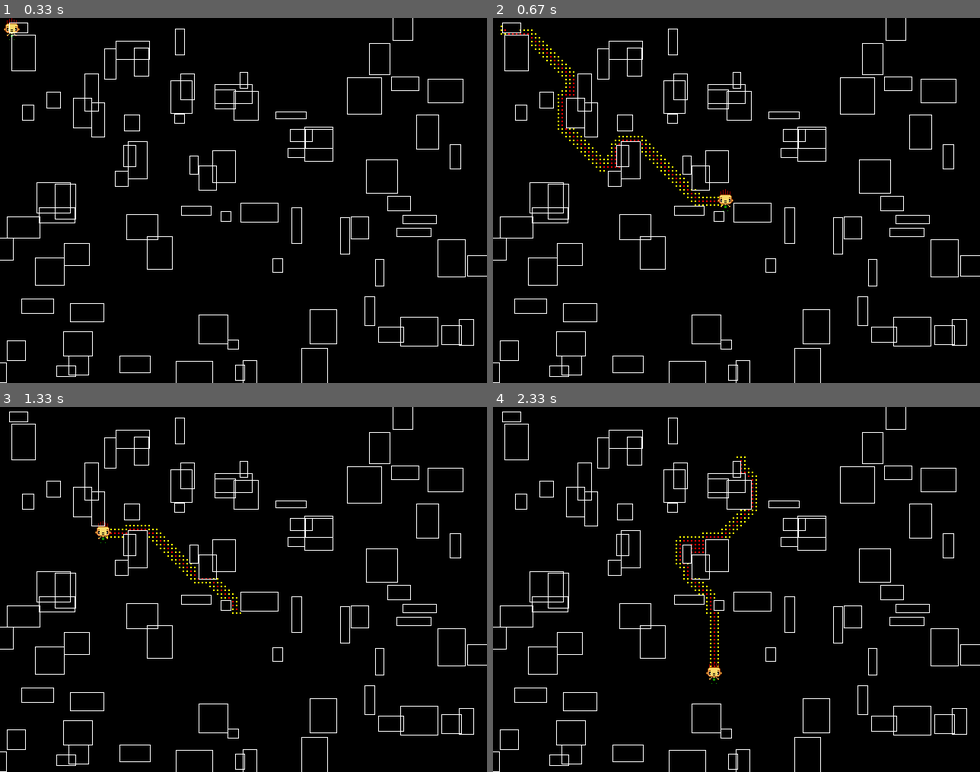
Above: before the commit, frames 1-4 (two rows, left to right).
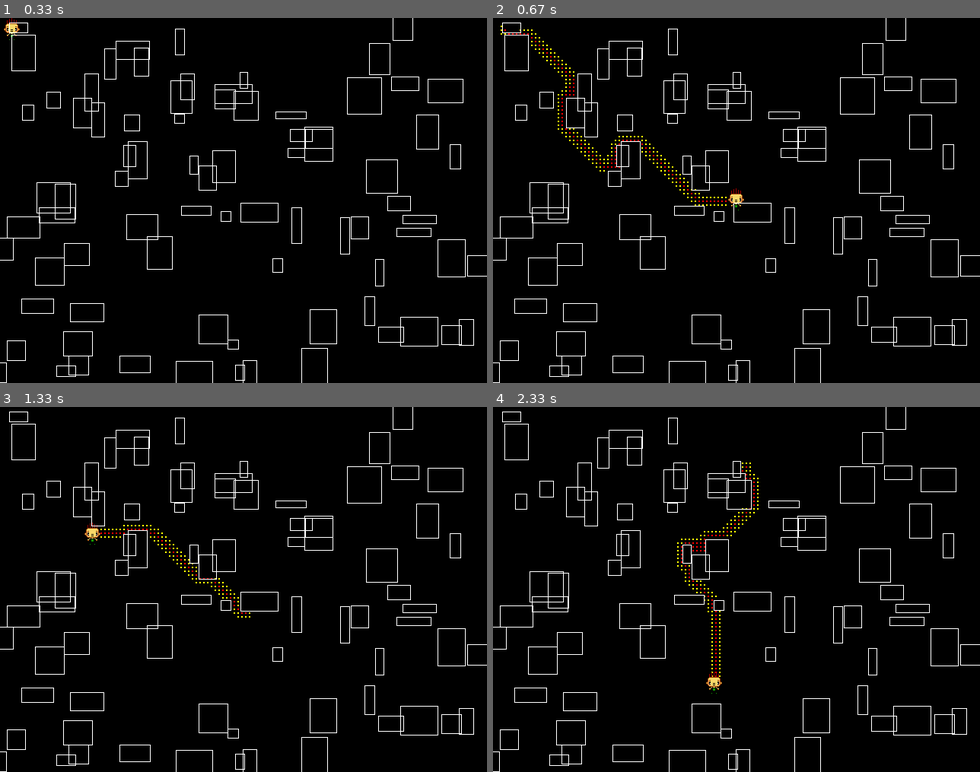
Above: after the commit, the same moments.

Repository: drewmalin/pygame_pathfinding
Game: pygame game, started from main.py
The game is run twice, just before and just after one commit, with the same random seed, the same clock (stepped at 60 frames per second) and the same inputs. The source is Python 2; it was converted automatically to run under Python 3.
Inputs (mouse positions are in pixels of both pictures, inside the frame that each line leads up to):
- Up to frame 1 (0.33 s): no input
- Up to frame 2 (0.67 s): click (736, 200) at 0.38 s
- Up to frame 3 (1.33 s): click (243, 611) at 0.72 s; click (92, 534) at 1.05 s
- Up to frame 4 (2.33 s): click (916, 717) at 1.38 s; click (746, 465) at 1.72 s; click (712, 684) at 2.05 s

Frame 1 is identical in both runs. In frame 2, 0.2% of the frame differs, in the area x 46-52%, y 46-53%; in frame 3, 0.5%; in frame 4, 0.7%, in the area x 37-55%, y 13-79%.

Commit message:
updating pathfinding to work better with multiple path requests

Diff:
--- a/astar.py
+++ b/astar.py
@@ -1,201 +1,160 @@
-## Entry point into A* manager
 import math
-import pygame
+
+class PathManager:
+    def __init__(self, w=0, h=0, obstacles=[]):
+        self.w = w
+        self.h = h
+        self.obstacles = obstacles
+        self.path_map = self.construct_map()
+
+    def reset_obstacles(self, obstacles=[]):
+        self.obstacles = obstacles
+        self.path_map = self.construct_map()
+
+    def construct_map(self):
+        path_map = PathMap(self.w, self.h)
+        path_map.update_blocked_nodes(self.obstacles)
+        return path_map
+
+    @staticmethod
+    def dist_heuristic(from_node, to_node):
+        dx = int(from_node[0] - to_node[0])
+        dy = int(from_node[1] - to_node[1])
+        return dx ** 2 + dy ** 2
+
+    @staticmethod
+    def dist(from_node, to_node):
+        dx = int(math.fabs(from_node[0] - to_node[0]))
+        dy = int(math.fabs(from_node[1] - to_node[1]))
+        return dx if dx > dy else dy
+
+    def generate_path(self, from_node, to_node):
+        path = Path()
+        path.add_open_set(from_node)
+        if to_node in self.path_map.blocked_nodes:
+            return path.construct(from_node)
+        while len(path.open_set) > 0:
+            context_node = path.first_open_node()
+            path.remove_open_set(context_node)
+            path.add_closed_set(context_node)
+            for neighbor_node in self.path_map.get_neighbor_nodes(context_node, step=5):
+                if path.contains_closed_set(neighbor_node):
+                    continue
+                if path.close_enough(neighbor_node, to_node):
+                    path.set_parent(neighbor_node, to_node)
+                    return path.construct(neighbor_node)
+                temp_cost = path.get_g(context_node) + PathManager.dist(context_node, neighbor_node)
+                if not path.contains_open_set(neighbor_node):
+                    path.add_open_set(neighbor_node)
+                else:
+                    if temp_cost < path.get_g(neighbor_node):
+                        path.set_parent(neighbor_node, context_node)
+                path.set_g(neighbor_node, temp_cost)
+                path.set_f(neighbor_node, path.get_g(neighbor_node) + PathManager.dist_heuristic(neighbor_node, to_node))
+        return path.construct(from_node)
 
 
-class AStar:
+class Path:
     def __init__(self):
-        pass
+        self.open_set = {}
+        self.closed_set = {}
+        self.g_set = {}
+        self.f_set = {}
+        self.parent = {}
 
-    # define the a* heuristic to be (euclidean distance)^2
-    @staticmethod
-    def dist_heuristic(source_node, dest_node):
-        dx = int(math.fabs(source_node.pos[0] - dest_node.pos[0]))
-        dy = int(math.fabs(source_node.pos[1] - dest_node.pos[1]))
-        dist = dx ** 2 + dy ** 2
-        return dist
+        self.path = []
 
-    # real movement cost between two nodes. diagonal movement is allowed, so only the the larger of
-    # the delta direction values is needed.
-    @staticmethod
-    def dist(source_node, dest_node):
-        dx = int(math.fabs(source_node.pos[0] - dest_node.pos[0]))
-        dy = int(math.fabs(source_node.pos[1] - dest_node.pos[1]))
-        dist = dx
-        if dy > dist:
-            dist = dy
-        return dist
+    def construct(self, tile=None):
+        if not tile:
+            return self.path
 
-    # reconstruct the chosen path after the end has been reached.
-    @staticmethod
-    def reconstruct_path(node, closed=None, open=None):
-        path = AStarPath()
-        path.generate(node, closed, open)
-        return path
+        self.path.append(tile)
+        parent = self.get_parent(tile)
+        while parent:
+            self.path.append(parent)
+            parent = self.get_parent(parent)
 
-    # generate a path using the A* algorithm
-    # (modeled after: http://en.wikipedia.org/wiki/A*_search_algorithm#Pseudocode)
-    @staticmethod
-    def generate(source, dest, map):
-        open_list = AStarNodeList()
-        closed_list = AStarNodeList()
-        map.clear_scores()
-        start_node = map.get_node(source)
-        end_node = map.get_node(dest)
-        open_list.add_or_replace(start_node)
-        if map.blocked_nodes.contains(end_node):
-            return AStar.reconstruct_path(start_node)
-        while not open_list.is_empty():
-            test_node = open_list.first()
-            open_list.remove(test_node)
-            closed_list.add_or_replace(test_node)
-            for neighbor_node in map.get_neighbor_nodes(test_node, 5):
-                if map.blocked_nodes.contains(neighbor_node) or closed_list.contains(neighbor_node):
-                    continue
-                if neighbor_node.close_enough(end_node):
-                    neighbor_node.parent = test_node
-                    return AStar.reconstruct_path(neighbor_node, closed_list, open_list)
-                cost = test_node.g_score + AStar.dist(test_node, neighbor_node)
-                if not open_list.contains(neighbor_node):
-                    open_list.add_or_replace(neighbor_node)
-                else:
-                    if cost < neighbor_node.g_score:
-                        map.get_node(neighbor_node.pos).parent = test_node
-                neighbor_node.g_score = cost
-                neighbor_node.h_score = AStar.dist_heuristic(neighbor_node, end_node)
-                neighbor_node.f_score = neighbor_node.g_score + neighbor_node.h_score
-        return AStar.reconstruct_path(start_node)
+        self.path.reverse()
+        return self
+
+    def get_path(self):
+        return self.path
+
+    def get_open_nodes(self):
+        return self.open_set.keys()
+
+    def get_closed_nodes(self):
+        return self.closed_set.keys()
+
+    def add_open_set(self, node):
+        self.open_set[node] = 1
+
+    def remove_open_set(self, node):
+        self.open_set.pop(node)
+
+    def contains_open_set(self, node):
+        return node in self.open_set
+
+    def add_closed_set(self, node):
+        self.closed_set[node] = 1
+
+    def contains_closed_set(self, node):
+        return node in self.closed_set
+
+    def get_g(self, node):
+        if node in self.g_set:
+            return self.g_set[node]
+        return 0
+
+    def set_g(self, node, value):
+        self.g_set[node] = value
+
+    def get_f(self, node):
+        if node in self.f_set:
+            return self.f_set[node]
+        return 0
+
+    def set_f(self, node, value):
+        self.f_set[node] = value
+
+    def set_parent(self, child_tile, parent_tile):
+        self.parent[child_tile] = parent_tile
+
+    def get_parent(self, node):
+        if node in self.parent:
+            return self.parent[node]
+        return None
+
+    def first_open_node(self):
+        return sorted(self.open_set,
+            key=lambda x: self.f_set[x] if x in self.f_set else 9999)[0]
+
+    def close_enough(self, from_node, to_node):
+        dx = int(from_node[0] - to_node[0])
+        dy = int(from_node[1] - to_node[1])
+        return (dx ** 2 + dy ** 2) <= 100
 
 
-# A list of AStarNode objects. Allows 'contains' and 'isEmpty' checks, along with the ability to get the first
-# node (ordered by f_score) in the list.
-class AStarNodeList:
-    def __init__(self):
-        self.nodes = {}
+class PathMap:
+    def __init__(self, w, h):
+        self.w = w
+        self.h = h
+        self.blocked_nodes = {}
 
-    def add_or_replace(self, node):
-        if node:
-            self.nodes[node.pos] = node
+    def update_blocked_nodes(self, nodes):
+        self.blocked_nodes = {}
+        for node in nodes:
+            self.blocked_nodes[node] = 1
 
-    def first(self):
-        if self.is_empty():
-            return None
-        return sorted(self.nodes.items(), key=lambda x: x[1].f_score)[0][1]
-
-    def remove(self, node):
-        if node:
-            self.nodes.pop(node.pos)
-
-    def get(self, pos):
-        if not pos or pos not in self.nodes:
-            return None
-        return self.nodes[pos]
-
-    def contains(self, node):
-        if not node:
-            return False
-        return node.pos in self.nodes
-
-    def is_empty(self):
-        return len(self.nodes) == 0
-
-    def get_position_list(self):
-        pos_list = []
-        for pos in self.nodes.keys():
-            pos_list.append([pos[0], pos[1]])
-        return pos_list
-
-
-# Node representation of the map. Upon initialization, the map is populated with impassable
-class AStarMap:
-    def __init__(self, obstacles=None):
-        self.nodes = AStarNodeList()
-        self.blocked_nodes = AStarNodeList()
-        if obstacles:
-            self.update_blocked_nodes(obstacles)
-
-    def update_blocked_nodes(self, obstacles):
-        self.blocked_nodes = AStarNodeList()
-        for obstacle in obstacles:
-            for y in range(obstacle.pos[1] - obstacle.h / 2, obstacle.pos[1] + obstacle.h / 2):
-                for x in range(obstacle.pos[0] - obstacle.w / 2, obstacle.pos[0] + obstacle.w / 2):
-                    self.blocked_nodes.add_or_replace(self.get_node((x, y)))
-
-    def get_node(self, pos):
-        if not self.nodes.get(pos):
-            new_node = AStarNode(pos)
-            self.nodes.add_or_replace(new_node)
-        return self.nodes.get(pos)
-
-    def get_neighbor_nodes(self, node, step_size=1):
-        neighbors = []
+    def get_neighbor_nodes(self, node, step=1):
+        neighbor_nodes = []
         for y in range(-1, 2):
             for x in range(-1, 2):
                 if x == y == 0:
                     continue
+                neighbor_node = (node[0] + x * step, node[1] + y * step)
+                if neighbor_node in self.blocked_nodes:
+                    continue
                 else:
-                    neighbors.append(self.get_node((node.pos[0] + x * step_size,
-                                                    node.pos[1] + y * step_size)))
-        return neighbors
-
-    def clear_scores(self):
-        for node in self.nodes.nodes.values():
-            node.f_score = node.g_score = node.h_score = 0
-
-## Path object to steer entity around static obstacles
-class AStarPath:
-    def __init__(self):
-        self.path = []
-        self.closed_list = None
-        self.open_list = None
-
-    def generate(self, node, closed_list=None, open_list=None):
-        self.closed_list = closed_list
-        self.open_list = open_list
-        self.path.append(node)
-        node = node.parent
-        while node:
-            self.path.append(node)
-            node = node.parent
-        self.path.reverse()
-
-    # for debugging
-    def print_path(self):
-        for node in self.path:
-            print node.pos
-
-    def get_closed_list(self):
-        if not self.closed_list or self.closed_list.is_empty():
-            return []
-        return self.closed_list.get_position_list()
-
-    def get_open_list(self):
-        if not self.open_list or self.open_list.is_empty():
-            return []
-        return self.open_list.get_position_list()
-
-    # for debugging
-    def get_path(self):
-        node_list = []
-        for node in self.path:
-            node_list.append(node.pos)
-        return node_list
-
-
-## Node in path
-class AStarNode:
-    # pos -> a tuple representing the global (x, y) coordinates
-    # cost -> the cost from the start node up to this point
-    # parent -> the previous node (necessary?)
-    def __init__(self, pos):
-        self.pos = pos
-        self.f_score = 0
-        self.g_score = 0
-        self.h_score = 0
-        self.parent = None
-
-    # close enough to the target? path determined!
-    def close_enough(self, target):
-        dx = self.pos[0] - target.pos[0]
-        dy = self.pos[1] - target.pos[1]
-        return (dx ** 2 + dy ** 2) <= 100
+                    neighbor_nodes.append(neighbor_node)
+        return neighbor_nodes
--- a/main.py
+++ b/main.py
@@ -2,7 +2,7 @@
 import sys
 import pyganim
 import random
-from astar import AStar, AStarMap
+from astar import PathManager
 
 from pygame.locals import *
 from static_entity import StaticEntity
@@ -63,12 +63,16 @@
 debug_path = []
 path = None
 obstacles = []
+blocked_nodes = []
 debug = True
 # generate obstacles
 for i in range(80):
     o = StaticEntity([random.randint(0, width), random.randint(0, height)], random.randint(10, 50), random.randint(10, 50))
     obstacles.append(o)
-map = AStarMap(obstacles)
+
+    for node in o.nodes():
+        blocked_nodes.append(node)
+path_manager = PathManager(obstacles=blocked_nodes)
 
 while True:
     for event in pygame.event.get():
@@ -77,8 +81,8 @@
             sys.exit()
         elif event.type == MOUSEBUTTONDOWN and event.button == 1:
             target = event.pos
-            # test astar
-            path = AStar.generate((current[0], current[1]), (target[0], target[1]), map)
+            path = path_manager.generate_path((current[0], current[1]),
+                                              (target[0], target[1]))
             debug_path = path.get_path()
 
     # Clear screen
@@ -86,10 +90,10 @@
 
     # test astar
     if debug and path:
-        for pos in path.get_closed_list():
-            pygame.draw.circle(windowSurface, (255, 0, 0), pos, 1, 1)
-        for pos in path.get_open_list():
-            pygame.draw.circle(windowSurface, (255, 255, 0), pos, 1, 1)
+        for node in path.get_closed_nodes():
+            pygame.draw.circle(windowSurface, (255, 0, 0), node, 1, 1)
+        for node in path.get_open_nodes():
+            pygame.draw.circle(windowSurface, (255, 255, 0), node, 1, 1)
 
     if len(debug_path) > 1:
         pygame.draw.lines(windowSurface, (0, 255, 0), False, debug_path, 1)
--- a/static_entity.py
+++ b/static_entity.py
@@ -10,3 +10,10 @@
 
     def draw(self, surface):
         pygame.draw.rect(surface, (255, 255, 255), self.rect, 1)
+
+    def nodes(self):
+        nodes = []
+        for y in range(self.pos[1] - self.h / 2, self.pos[1] + self.h / 2):
+            for x in range(self.pos[0] - self.w / 2, self.pos[0] + self.w / 2):
+                nodes.append((int(x), int(y)))
+        return nodes
